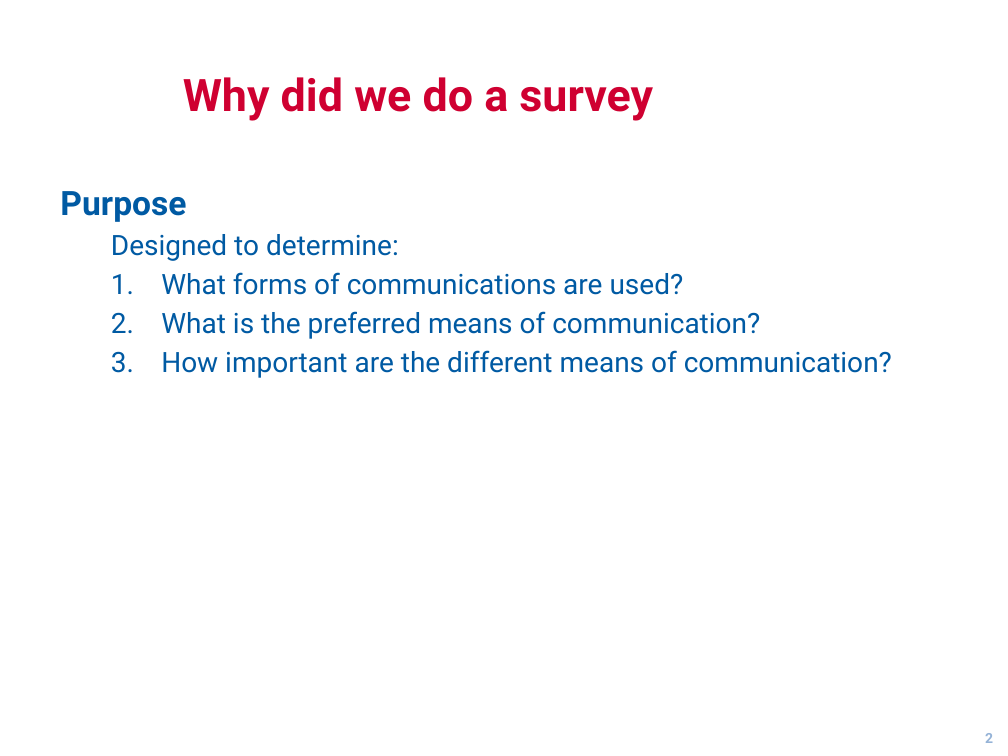
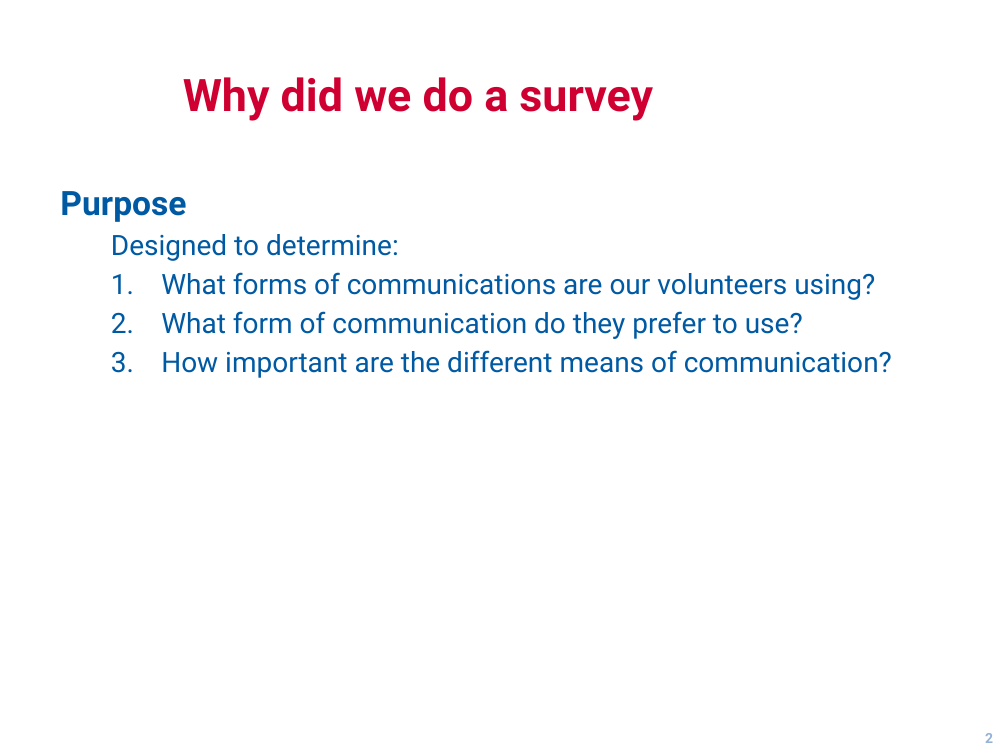
Before and after one commit to gsogeek/Scouting, a slide deck: slide 2 of Docs/District/Communications/Communications Survey Presentation.pptx. Drawn at 1008x756 pixels with LibreOffice and Linux fonts; fonts in the diff are those of the drawing; background and template pictures are left out. Boxes give left, top, right and bottom in pixels: in the first picture for what was removed or moved away, otherwise in the second. Text is boxed around its words. In the diff, an @@ line names an element or a change of style, - is before the commit and + after.

```diff
--- a/Docs/District/Communications/Communications Survey Presentation.pptx
+++ b/Docs/District/Communications/Communications Survey Presentation.pptx
@@ text at bbox=[161, 272, 875, 339]: text changed @@
-  1. What forms of communications are used?
-  2. What is the preferred means of communication?
+  1. What forms of communications are our volunteers using?
+  2. What form of communication do they prefer to use?
```
Also in this commit, not shown: 11 other slides changed, 1 slide added.
